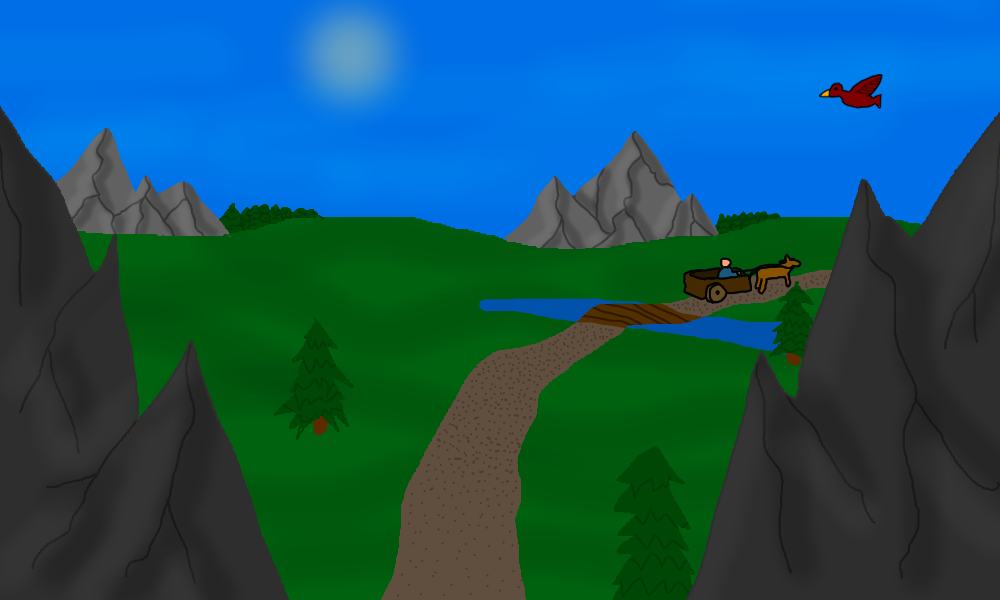
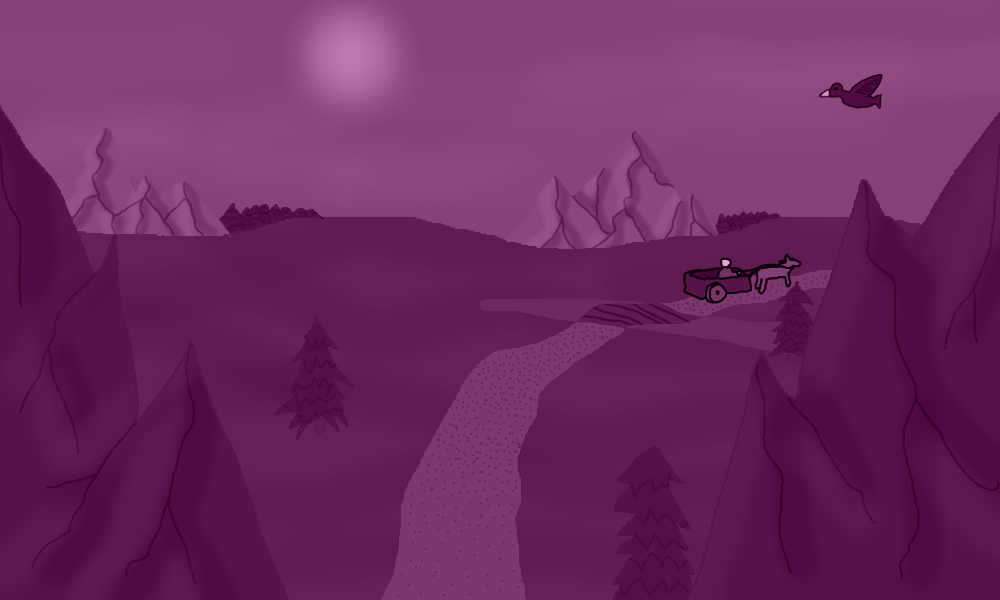
Comparing the layer stacks of the two 1000 × 600 images. Changes:
added layer "Paint Layer 18" (color) above "Paint Layer 17" over bbox(0, 0, 1000, 600)
painted on "Paint Layer 3" over bbox(0, 0, 1000, 600)
painted on "Paint Layer 6" over bbox(192, 192, 832, 600)
painted on "Paint Layer 14" over bbox(0, 0, 1000, 256)
painted on "Paint Layer 1" over bbox(0, 0, 1000, 384)
painted on "Paint Layer 9" over bbox(320, 256, 896, 600)
painted on "Paint Layer 10" over bbox(448, 256, 896, 384)
painted on "Background" over bbox(0, 0, 1000, 600)
